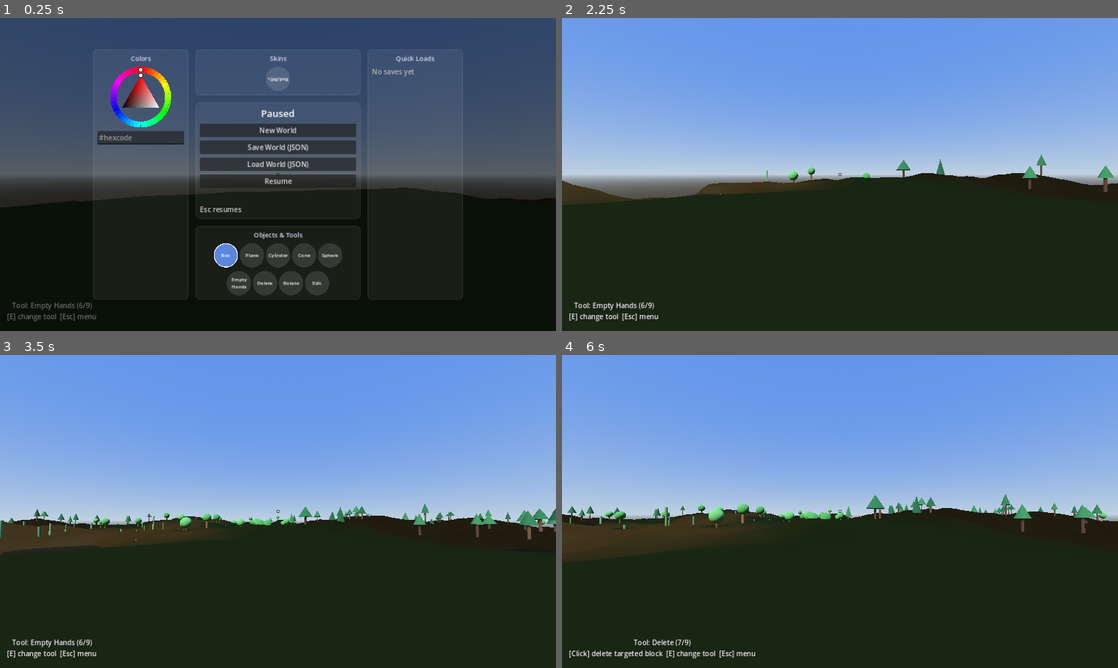
Above: before the commit, frames 1-4 (two rows, left to right).
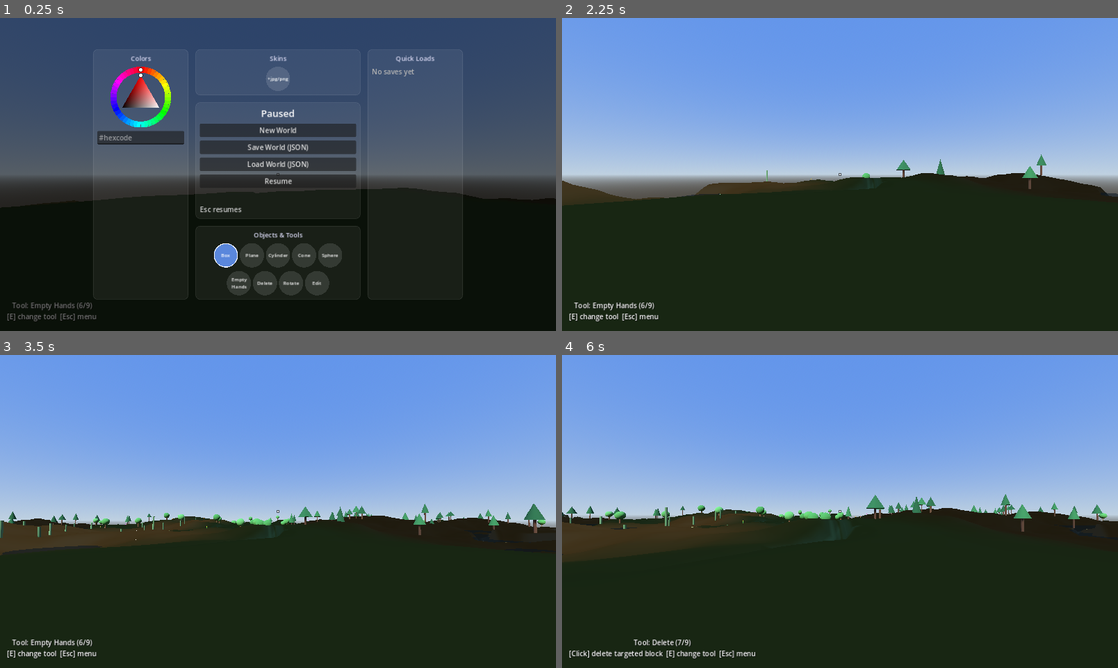
Above: after the commit, the same moments.

Repository: zenontherocks/worldmaker
Game: Godot game, scene res://scenes/Main.tscn
Two runs of this game, one before a commit and one after it. Both use one fixed random seed, a clock stepped at 60 frames per second and the inputs below.
Inputs (mouse positions are in pixels of both pictures, inside the frame that each line leads up to):
- Up to frame 1 (0.25 s): no input
- Up to frame 2 (2.25 s): click "New World" at 0.5 s; click "New World" at 1.25 s; click "Resume" at 2 s
- Up to frame 3 (3.5 s): move the mouse to (305, 511) at 2.77 s; hold W (move_forward) from 2.78 s (still down); hold Q (build_cycle_dimension) from 2.78 s (still down); click (305, 511) at 2.92 s; tap Space (jump) at 3.02 s
- Up to frame 4 (6 s): keep holding W (move_forward); move the mouse to (812, 511) at 3.52 s; release Q (build_cycle_dimension) at 3.53 s; tap E (build_cycle_shape) at 3.6 s; tap Space (jump) at 3.77, 5.27 s; move the mouse to (851, 505) at 4.27 s; hold Mouse wheel down (build_dimension_decrease) 4.28-5.03 s; move the mouse to (834, 517) at 5.02 s; tap Mouse wheel up (build_dimension_increase) at 5.1 s; click (834, 517) at 5.17 s; move the mouse to (878, 514) at 5.77 s; press the mouse at (878, 514) at 5.78 s

The runs differ from the first frame. In frame 1, less than 0.1% of the frame differs, in the area x 45-50%, y 55-56%; in frame 2, 0.3%; in frame 3, 0.6%, in the area x 1-100%, y 47-60%; in frame 4, 0.4%.

Commit message:
Carve rivers into the terrain via ridged noise
Standard "ridged noise" technique: a third FastNoiseLite field, and a
point's distance from a meandering centerline approximated by
abs(noise) (zero exactly on the centerline, rising on both sides).
height_at() subtracts a smoothstep-based carve term (0 far from the
centerline, rising to RIVER_DEPTH within RIVER_WIDTH_NOISE of it) from
the raw noise height before the existing flatten_factor multiply.

Isolated from the water-rendering commit that preceded this one on
purpose -- this changes existing terrain's rendered shape (new commit
territory), while water rendering itself already works and shouldn't
need touching. Once a river channel carves deep enough to dip below
TerrainNoise.WATER_LEVEL, TerrainChunk's water mesh (previous commit)
picks it up automatically -- one water system serves both lakes and
rivers, no river-specific rendering code needed. normal_at() needs no
change either, since it already derives from height_at() via central
differences -- carved-channel normals come free.

Verified by hand that carving can't leak into the flat spawn/tan-house
zone: the carve term sits inside the same parenthesized expression as
the raw hill noise, before the flatten_factor multiply, so a river
centerline passing through world origin still computes to exactly 0
height there -- the same multiply that already zeroes hill noise zeroes
the carve too. This only holds because the carve was added before the
multiply, not after it (see height_at()'s comment for the full
argument).

Known limitation, not a bug: RIVER_WIDTH_NOISE thresholds noise
magnitude, not actual world-space distance from the centerline, so real
river width varies with how steep the noise field's local gradient is
at a given point. This is a noise trick, not simulated hydrology.

Diff:
--- a/scripts/terrain/TerrainNoise.gd
+++ b/scripts/terrain/TerrainNoise.gd
@@ -21,6 +21,20 @@
 ## and river beds.
 const WATER_LEVEL := -2.0
 
+## "Ridged noise" river carving: a point's distance from a meandering
+## centerline is approximated by abs(river noise) (zero exactly on the
+## centerline, rising on both sides). RIVER_WIDTH_NOISE is a threshold on
+## that noise MAGNITUDE, not actual world-space distance -- real river
+## width will vary along its length depending on how steep the noise
+## field's local gradient is there (narrower where steep, wider where
+## shallow). This is a noise trick, not simulated hydrology. Frequency
+## sits between BIOME_NOISE_FREQUENCY and HEIGHT_NOISE_FREQUENCY: rivers
+## should meander across biomes over a shorter distance than a whole
+## biome region.
+const RIVER_NOISE_FREQUENCY := 0.008
+const RIVER_WIDTH_NOISE := 0.04
+const RIVER_DEPTH := 9.0
+
 ## Player spawns at (0, 1, 0) (see Main.tscn's Player transform) and any
 ## hand-authored world JSON (e.g. a saved house build) assumes flat ground
 ## at y=0 near the origin -- so terrain is forced flat within this radius
@@ -38,6 +52,7 @@
 
 var _height_noise := FastNoiseLite.new()
 var _biome_noise := FastNoiseLite.new()
+var _river_noise := FastNoiseLite.new()
 
 
 func _init() -> void:
@@ -50,10 +65,36 @@
 	_biome_noise.seed = NOISE_SEED + 1
 	_biome_noise.frequency = BIOME_NOISE_FREQUENCY
 
+	# Different seed again so river paths don't trace biome boundaries.
+	_river_noise.seed = NOISE_SEED + 2
+	_river_noise.frequency = RIVER_NOISE_FREQUENCY
+
 
 func height_at(world_x: float, world_z: float) -> float:
 	var raw := _height_noise.get_noise_2d(world_x, world_z) * HEIGHT_AMPLITUDE
-	return raw * flatten_factor(world_x, world_z)
+	var carve := _river_carve_at(world_x, world_z)
+	# Carve happens *inside* the flatten multiply, not after it -- that's
+	# what keeps a river from cutting through the flat spawn/tan-house
+	# zone even if its centerline would otherwise pass through the
+	# origin. flatten_factor() is exactly 0 within FLATTEN_INNER_RADIUS,
+	# so the same multiply that already zeroes hill noise there zeroes
+	# the carve too. (raw * flatten_factor(...) - carve) would NOT have
+	# this property.
+	return (raw - carve) * flatten_factor(world_x, world_z)
+
+
+## Depth to subtract from the raw height at this point for river carving.
+## 0 far from a river centerline, rising smoothly to RIVER_DEPTH within
+## RIVER_WIDTH_NOISE of it. A river crossing a hilltop can still carve
+## deep enough to be a dry ravine rather than filled water (RIVER_DEPTH
+## doesn't always reach down to WATER_LEVEL from a hill peak) -- only
+## lower-elevation stretches of the same river actually show water via
+## TerrainChunk's water mesh. Reads as "rivers pool in valleys," not as
+## a bug, but means no continuous unbroken blue ribbon everywhere.
+func _river_carve_at(world_x: float, world_z: float) -> float:
+	var distance_from_centerline := absf(_river_noise.get_noise_2d(world_x, world_z))
+	var carve_t := 1.0 - smoothstep(0.0, RIVER_WIDTH_NOISE, distance_from_centerline)
+	return carve_t * RIVER_DEPTH
 
 
 func normal_at(world_x: float, world_z: float) -> Vector3:
